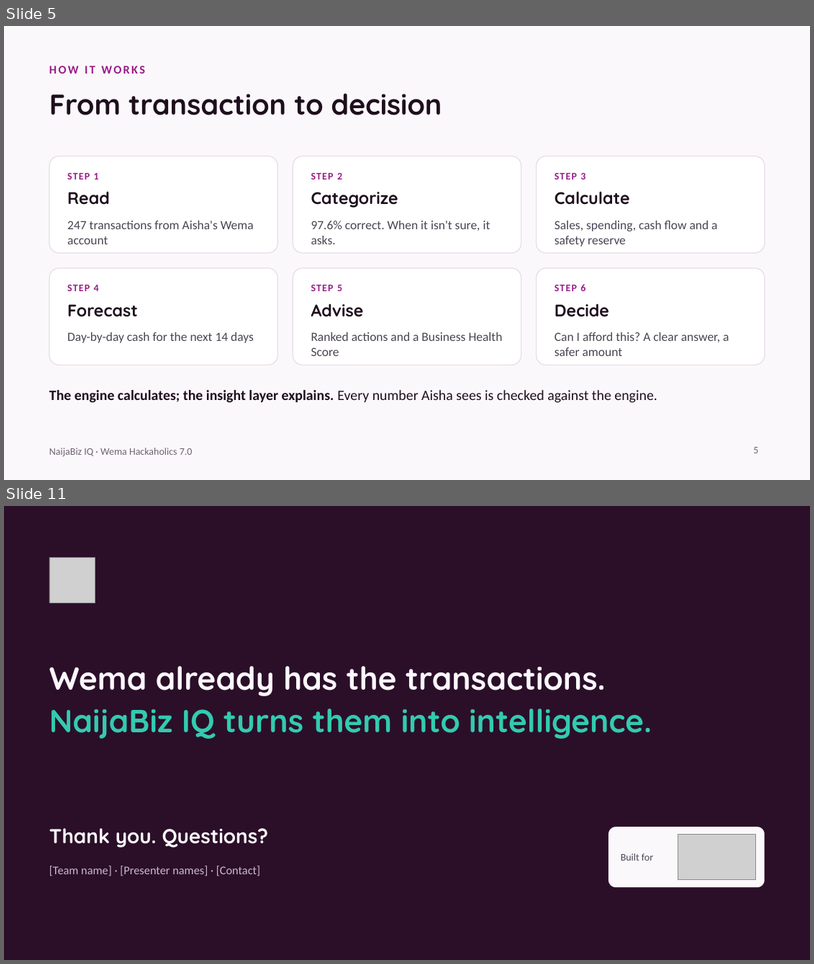
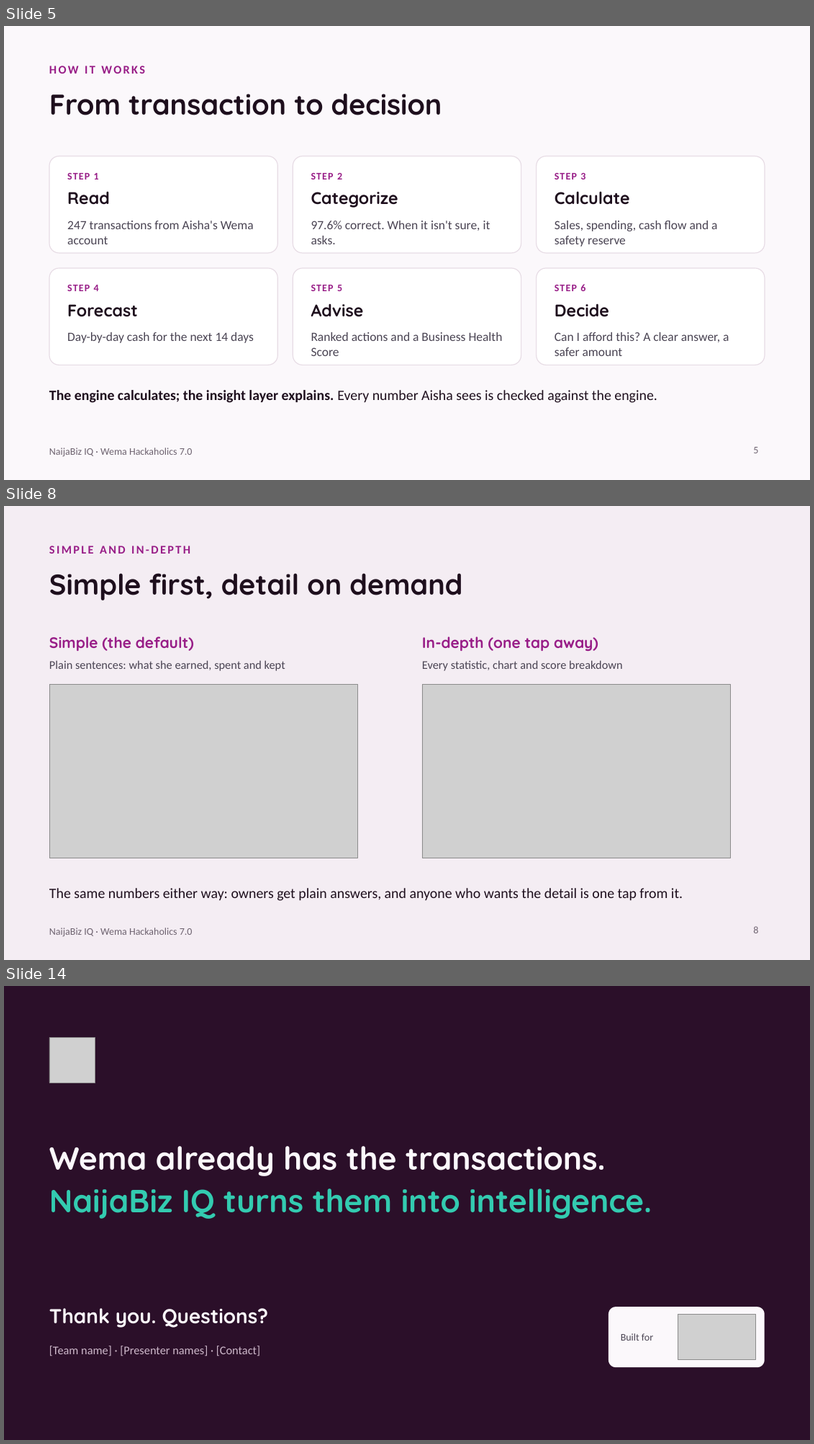
Before and after one commit to vinval-291/naijabiz-iq, a slide deck: pitch/NaijaBiz_IQ_Pitch.pptx. Shown one above the other, each under a label of ours: slides 5 and 11 before the commit, slides 5, 8 and 14 after it; the slides between them are not shown. The pictures are 814x964 and 814x1444 pixels, drawn with LibreOffice and Linux fonts; fonts in the diff are those of the drawing; grey boxes stand for pictures. Boxes give left, top, right and bottom in pixels: in the first picture for what was removed or moved away, otherwise in the second. Text is boxed around its words. In the diff, an @@ line names an element or a change of style, - is before the commit and + after.

```diff
--- a/pitch/NaijaBiz_IQ_Pitch.pptx
+++ b/pitch/NaijaBiz_IQ_Pitch.pptx
@@ slide 8 added at (4, 506, 810, 960), background #F4EDF3; not listed: 1 template element that a slide beside it also shows @@
@@ text added at (49, 546, 190, 554), 14 pt, text #981D87, bold @@
+SIMPLE AND IN-DEPTH
@@ title added at (49, 573, 463, 600), 34 pt, text #1E0F1D, bold @@
+Simple first, detail on demand
@@ text added at (49, 636, 194, 651), 18 pt, text #981D87, bold @@
+Simple (the default)
@@ text added at (422, 636, 599, 651), 18 pt, text #981D87, bold @@
+In-depth (one tap away)
@@ text added at (49, 660, 286, 671), 14 pt, text #4A4453 @@
+Plain sentences: what she earned, spent and kept
@@ text added at (422, 660, 622, 671), 14 pt, text #4A4453 @@
+Every statistic, chart and score breakdown
@@ picture added at (49, 685, 358, 858) @@
@@ picture added at (422, 685, 731, 858) @@
@@ text added at (49, 888, 683, 901), 17 pt, text #1E0F1D @@
+The same numbers either way: owners get plain answers, and anyone who wants the detail is one tap from it.
@@ page number added at (754, 926, 759, 933), 12 pt, text #6E6370 @@
+8
@@ what was slide 11 is now slide 14 @@
```
Also in this commit, not shown: 4 slides changed, 2 other slides added.
